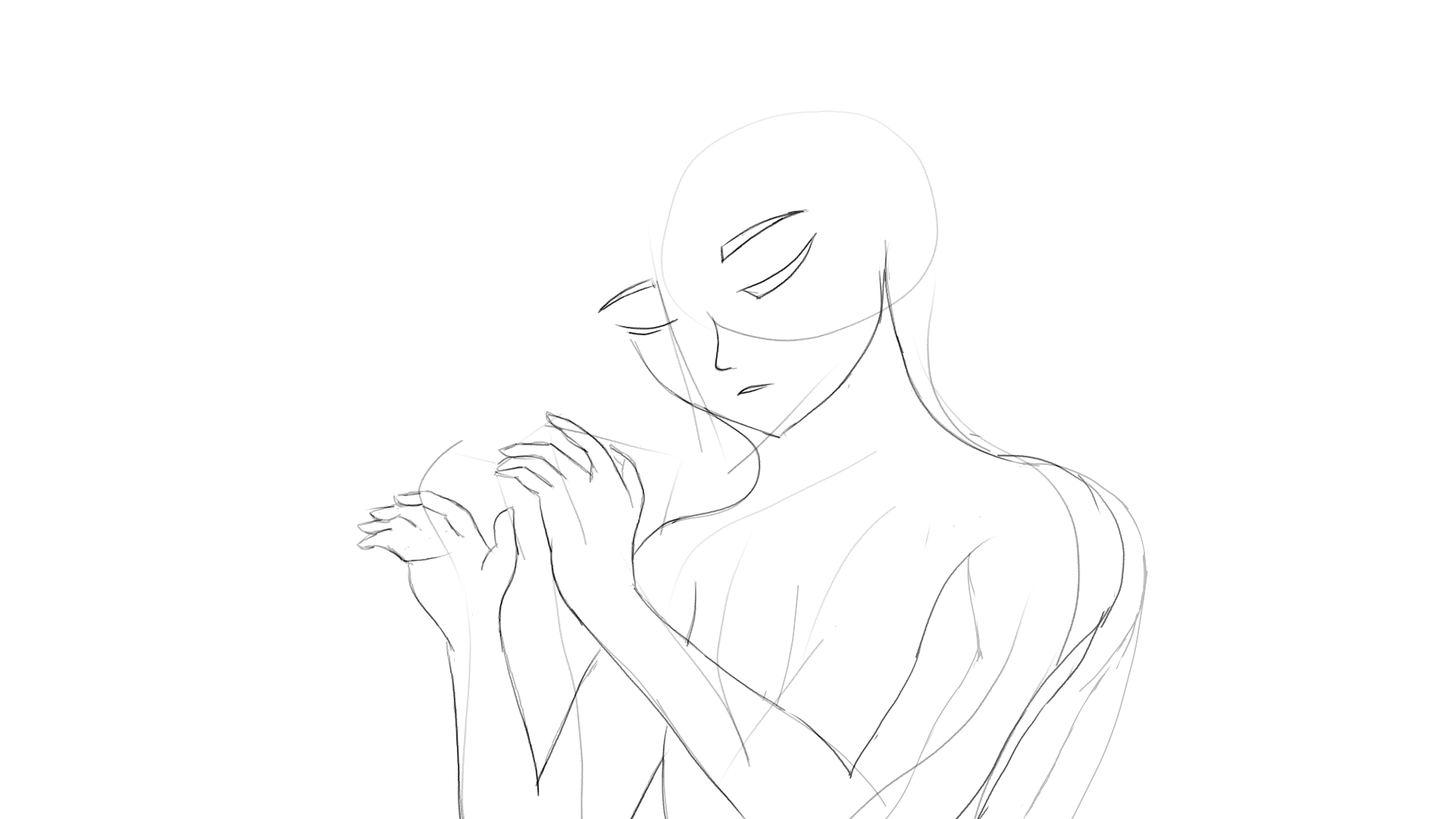
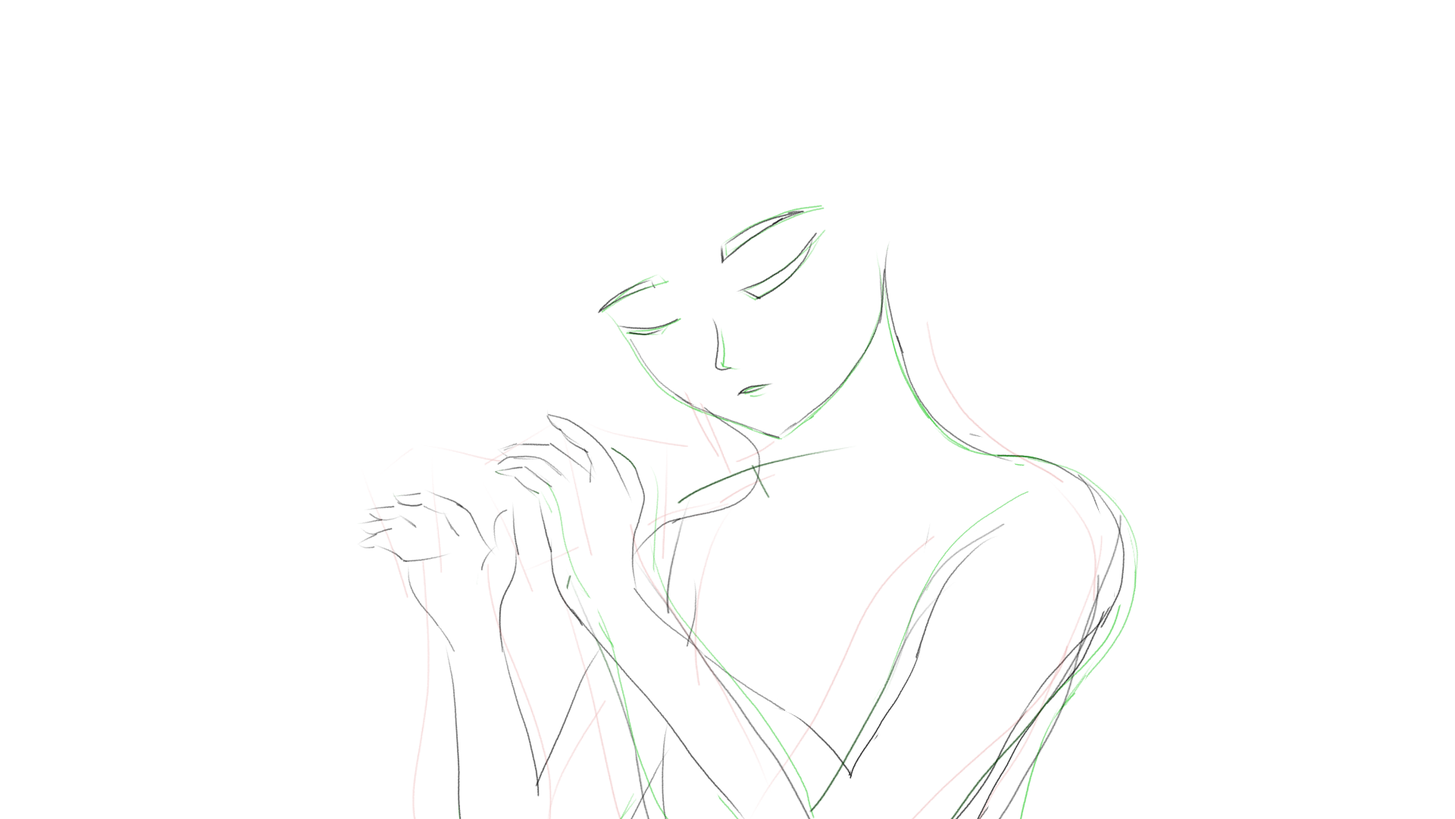
Two versions of the same layered image (1455 × 819). Layer-by-layer changes:
painted on "Copy of Paint Layer 8 Merged" over (356, 110, 1116, 819)
hid group "Group 9" (2 layers) over (356, 110, 1149, 819)
painted on "Copy of Paint Layer 2" over (356, 110, 1149, 819)
painted on "Copy of Paint Layer 1" (1st of 2) over (356, 194, 1149, 819)
hid "Paint Layer 1", painted on it over (356, 194, 1149, 819)
